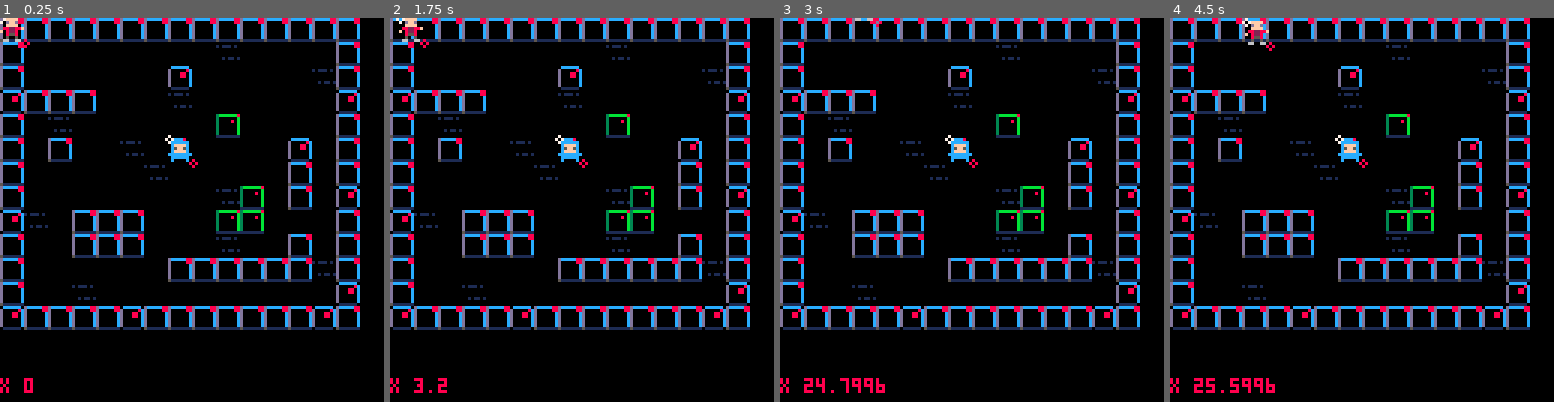
Above: before the commit, frames 1-4 (left to right).
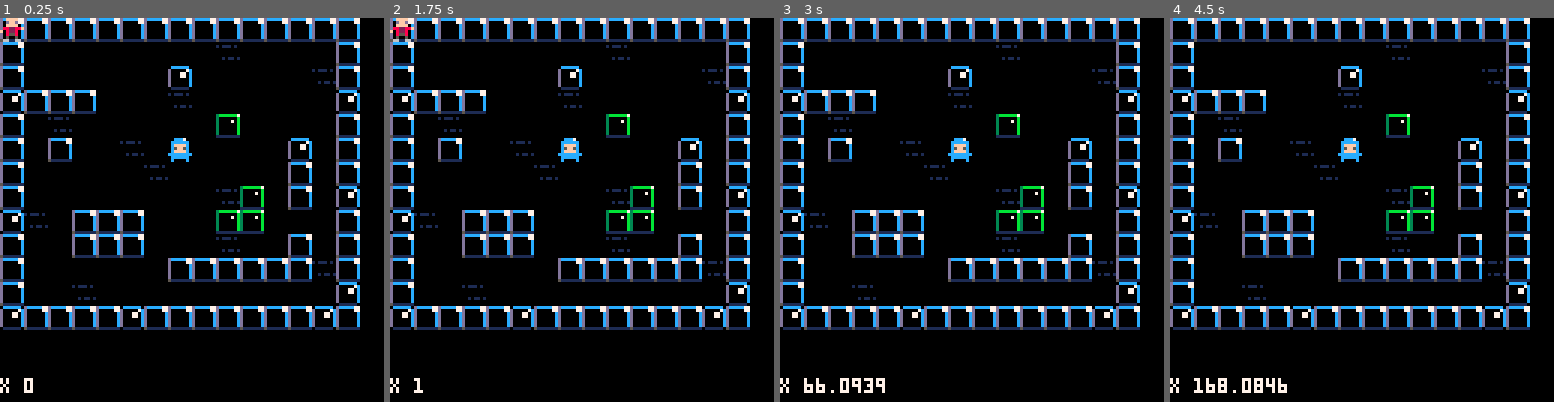
Above: after the commit, the same moments.

Repository: dzarrini/pico-8
Game: PICO-8 cartridge demos/better_collide.p8
Two runs of this game, one before a commit and one after it. Both use one fixed random seed, a clock stepped at 60 frames per second and the inputs below.
Inputs:
- Up to frame 1 (0.25 s): no input
- Up to frame 2 (1.75 s): hold Right from 1.6 s (still down)
- Up to frame 3 (3 s): release Right at 2.1 s; hold Up 2.15-2.42 s; hold Right from 2.47 s (still down)
- Up to frame 4 (4.5 s): release Right at 3.03 s; hold Left 3.08-3.58 s; hold Down 3.63-3.97 s; hold Right from 4.02 s (still down)

The runs differ from the first frame. In frame 1, 2.1% of the frame differs, in the area x 0-94%, y 0-98%; in frame 2, 2.4%; in frame 3, 2.5%; in frame 4, 2.8%.

Commit message:
Added code to handle actor collision

Diff:
--- a/demos/better_collide.p8
+++ b/demos/better_collide.p8
@@ -4,7 +4,7 @@
 -- wall and actor collisions
 -- by zep
 
-acc = 0.8
+acc = 0.10
 width = 8   -- 8 pixels are the size of the character
 actors = {} --all actors in universe
 
@@ -41,11 +41,11 @@
     local sy = self.y + self.dy
     local ox = a.x + a.dx
     local oy = a.y + a.dy
-    pal(7,7)
-    circ(sx, sy, 1)
-    pal(7,8)
-    circ(sx + self.w, sy + self.h, 1)
-    -- print("y "..sy,64,120,7)
+    -- uncomment for debugging
+    -- pal(7,7)
+    -- circ(sx, sy, 1)
+    -- pal(7,8)
+    -- circ(sx + self.w, sy + self.h, 1)
 
     local col = false
     col = col or (
@@ -108,22 +108,34 @@
   add(actors, actor_1)
 end
 
-function will_collide()
-  if p1:collide(actor_1) or actor_1:collide(p1) then
-    print("col ",64,120,7)
+function will_collide(actor_1, actor_2)
+  return actor_1:collide(actor_2) or actor_2:collide(actor_1)
+end
+
+function move_actors()
+  local n = #actors
+  for i=1,n do
+    for j=i+1,n do
+      if will_collide(actors[i],actors[j]) then
+        print("col",64,120,7)
+      else
+        actors[i].x += actors[i].dx
+        actors[i].y += actors[i].dy
+      end
+    end
   end
 end
 
 function control_player(pl)
-  if (btn(0)) p1.x -= acc
-  if (btn(1)) p1.x += acc
-  if (btn(2)) p1.y -= acc
-  if (btn(3)) p1.y += acc
+  if (btn(0)) p1.dx -= acc
+  if (btn(1)) p1.dx += acc
+  if (btn(2)) p1.dy -= acc
+  if (btn(3)) p1.dy += acc
 end
 
 function _update()
  control_player(pl)
- -- foreach(actors, actor.move)
+ move_actors()
 end
 
 function _draw()
@@ -131,7 +143,6 @@
 
  map(0,0,0,0,16,16)
  foreach(actors,actor.draw)
- will_collide()
  print_actor(p1)
 end
 
